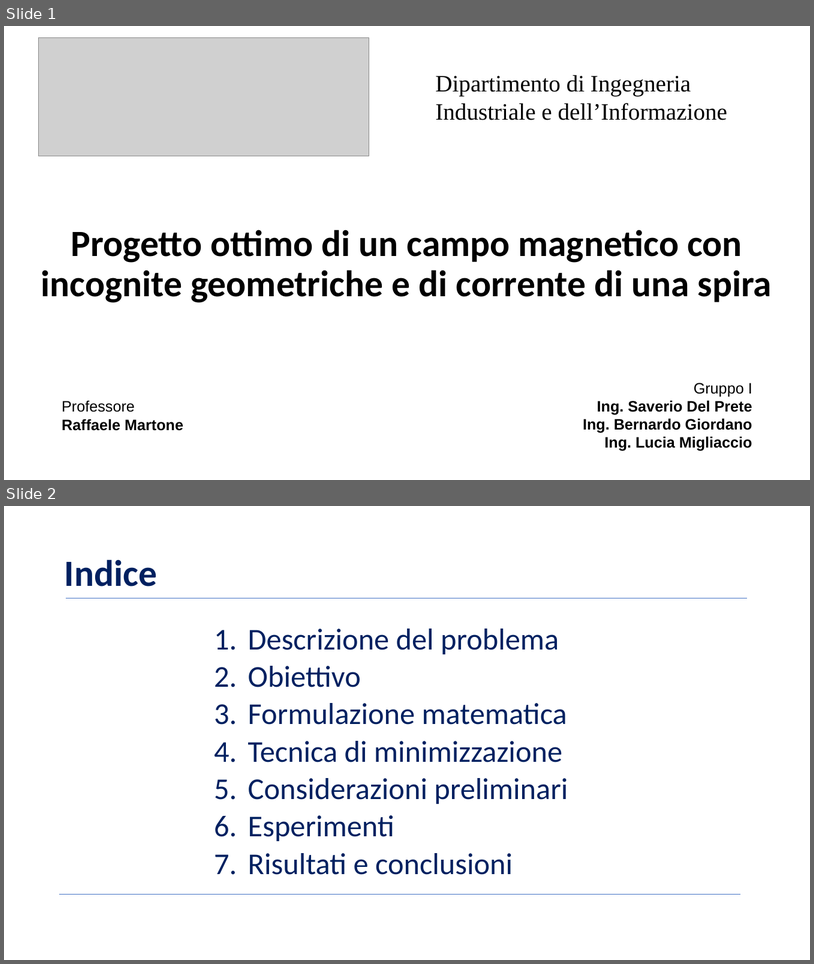
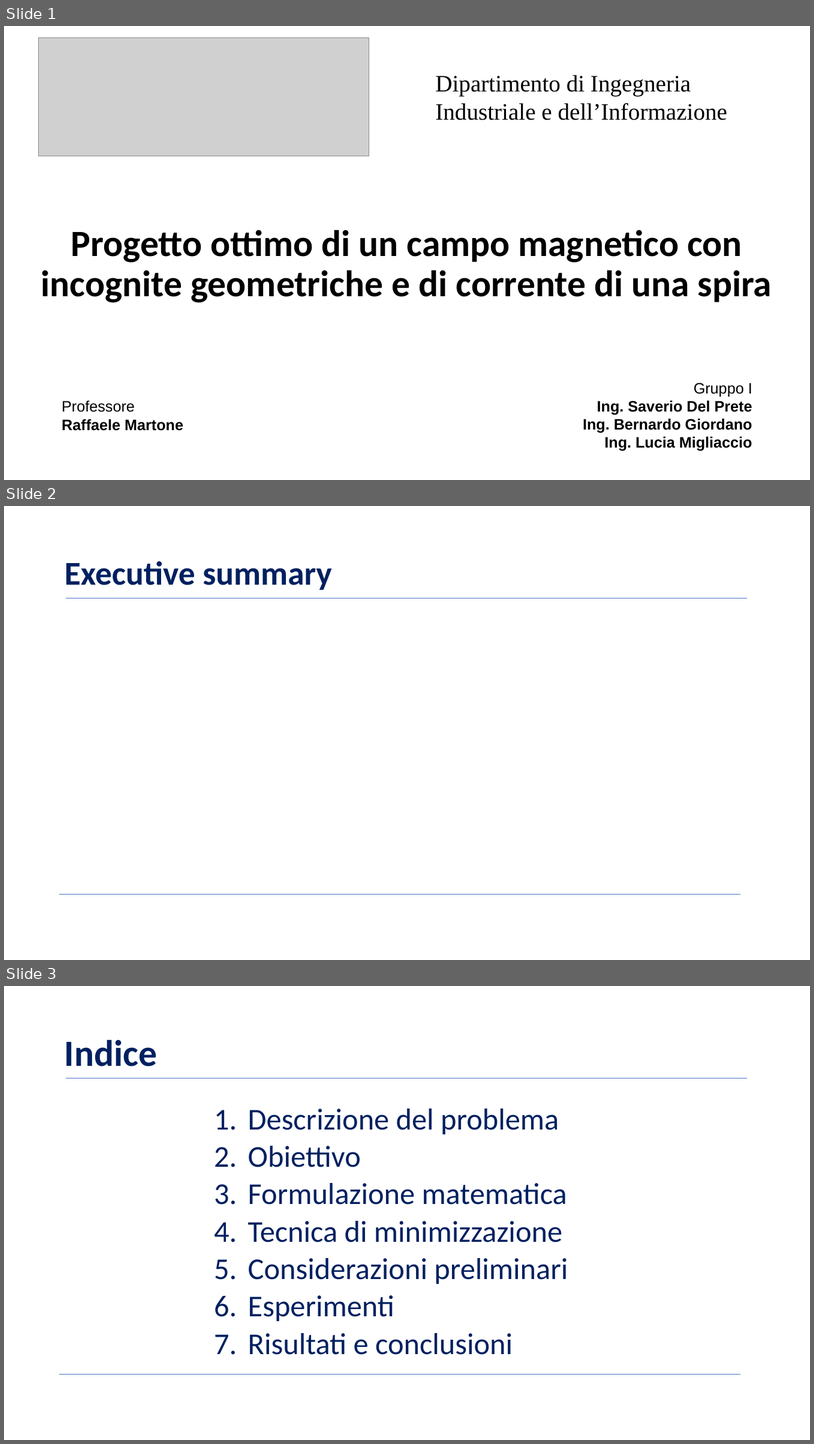
Before and after one commit to BernardoGiordano/NelderMeadMethod, a slide deck: writeup/Slides.pptx. Shown one above the other, each under a label of ours: slides 1 and 2 before the commit, slides 1, 2 and 3 after it. The pictures are 814x964 and 814x1444 pixels, drawn with LibreOffice and Linux fonts; fonts in the diff are those of the drawing; grey boxes stand for pictures; background and template pictures are left out. Boxes give left, top, right and bottom in pixels: in the first picture for what was removed or moved away, otherwise in the second. Text is boxed around its words. In the diff, an @@ line names an element or a change of style, - is before the commit and + after.

```diff
--- a/writeup/Slides.pptx
+++ b/writeup/Slides.pptx
@@ slide 2 added at [4,506,810,960], background picture (left out) @@
@@ title added at [65,561,332,590], 39.6 pt, text #002060, bold @@
+Executive summary
@@ line added from (66, 598) to (747, 598), #4472C4 0.5 pt @@
@@ line added from (60, 894) to (741, 894), #4472C4 0.5 pt @@
@@ what was slide 2 is now slide 3 @@
```
Also in this commit, not shown: 6 slides changed.
